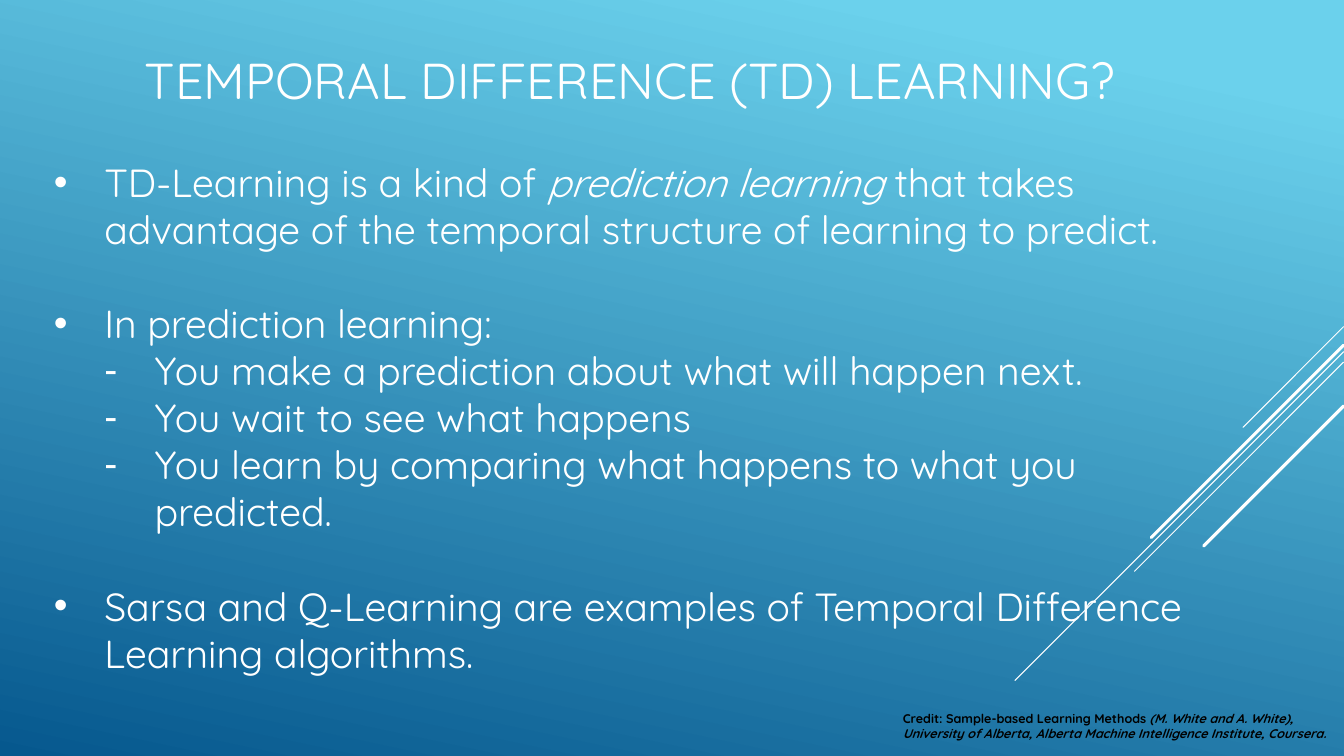
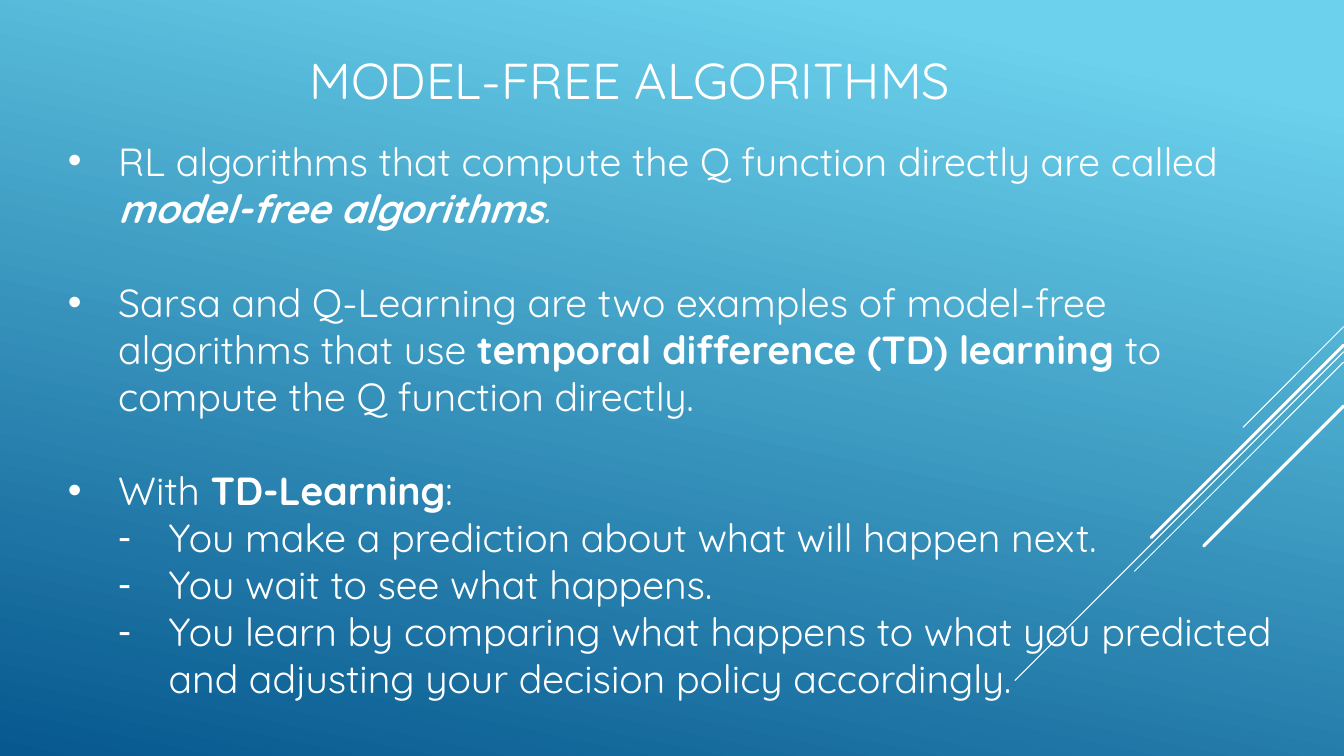
Before and after one commit to seohara1955/Presentations, a slide deck: slide 11 of mw-devs-ml-grp/2020-09-02/simple-rl-glue-app.pptx (slide 10 before the commit). Drawn at 1344x756 pixels with LibreOffice and Linux fonts; fonts in the diff are those of the drawing. Boxes give left, top, right and bottom in pixels: in the first picture for what was removed or moved away, otherwise in the second. Text is boxed around its words. In the diff, an @@ line names an element or a change of style, - is before the commit and + after.

```diff
--- a/mw-devs-ml-grp/2020-09-02/simple-rl-glue-app.pptx
+++ b/mw-devs-ml-grp/2020-09-02/simple-rl-glue-app.pptx
@@ title at box(310, 63, 951, 100): text changed @@
-TEMPORAL DIFFERENCE (TD) LEARNING?
+MODEL-FREE ALGORITHMS
@@ text "RL algorithms that compute the ...": place and size @@
-text "RL algorithms that compute the ..." at box(104, 168, 1183, 676)
+text "RL algorithms that compute the ..." at box(118, 147, 1271, 701)
@@ text at box(118, 147, 1218, 513): text changed @@
-• TD-Learning is a kind of prediction learning that takes advantage of the temporal structure of learning to predict.
-• In prediction learning:
+• RL algorithms that compute the Q function directly are called model-free algorithms.
+• Sarsa and Q-Learning are two examples of model-free algorithms that use temporal difference (TD) learning to compute the Q function directly.
+• With TD-Learning:
@@ text at box(169, 558, 1271, 701): text changed @@
-  – You wait to see what happens
-  – You learn by comparing what happens to what you predicted.
-• Sarsa and Q-Learning are examples of Temporal Difference Learning algorithms.
+  – You wait to see what happens.
+  – You learn by comparing what happens to what you predicted and adjusting your decision policy accordingly.
@@ text removed at box(903, 714, 1326, 741) @@
-Credit: Sample-based Learning Methods (M. White and A. White), University of Alberta, Alberta Machine Intelligence Institute, Coursera.
```
Also in this commit, not shown: 8 other slides changed, 4 slides added, 1 slide removed, 1 other file.
